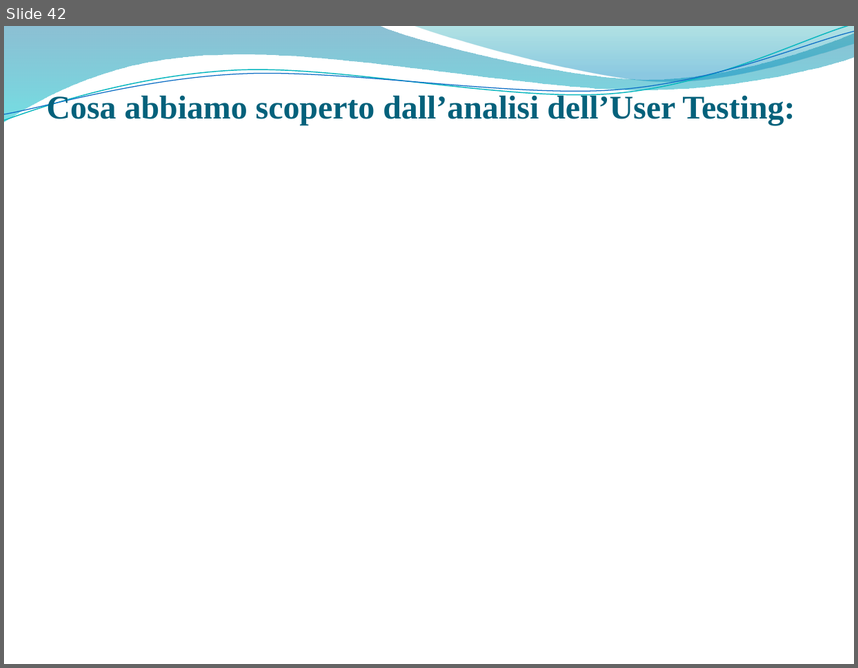
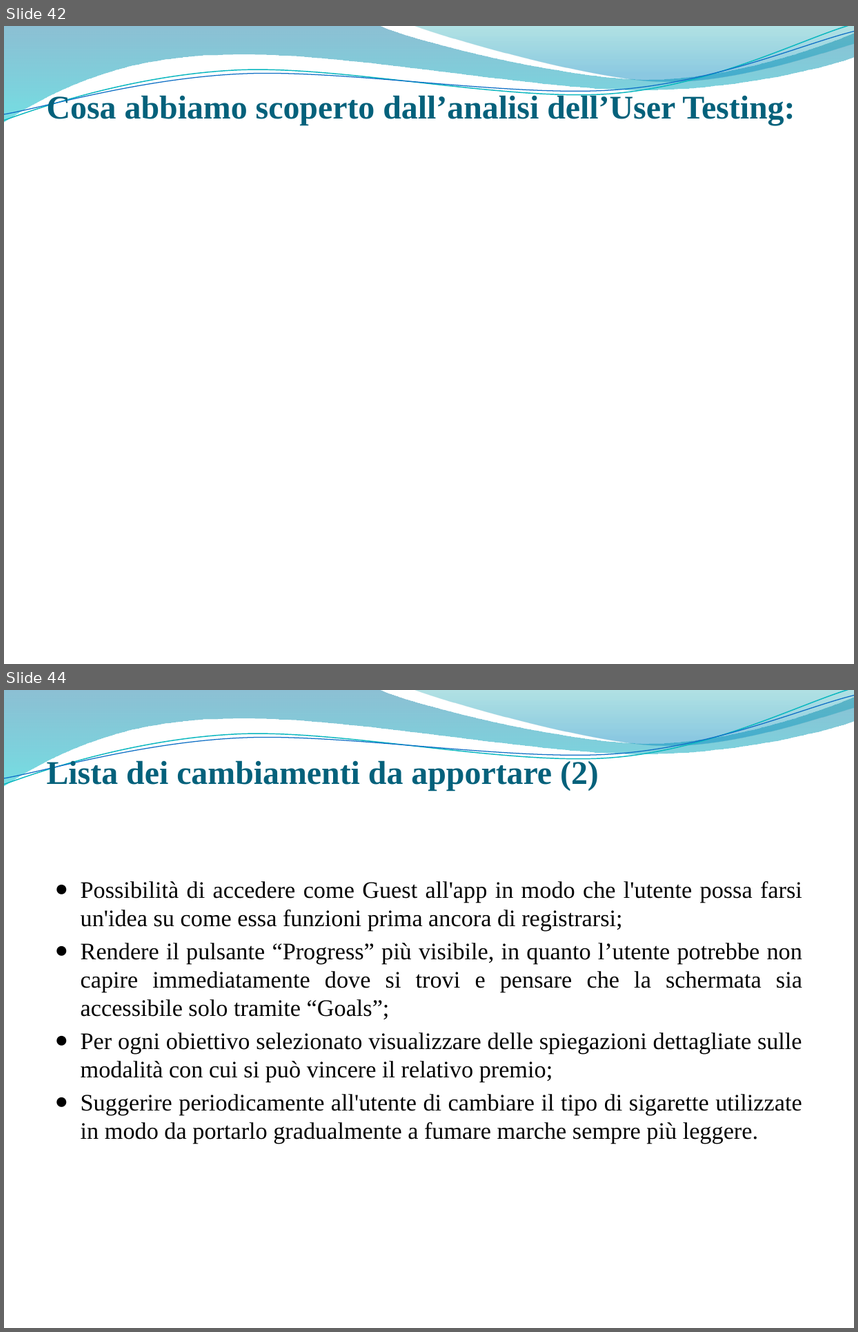
Before and after one commit to giusmastro91/Cognitive-systems, a slide deck: Prova_6/Leone_Mastrosimone_PresentazioneProgetto.pptx. Shown one above the other, each under a label of ours: slide 42 before the commit, slides 42 and 44 after it; the slides between them are not shown. The pictures are 858x668 and 858x1332 pixels, drawn with LibreOffice and Linux fonts; fonts in the diff are those of the drawing; background and template pictures are left out. Boxes give left, top, right and bottom in pixels: in the first picture for what was removed or moved away, otherwise in the second. Text is boxed around its words. In the diff, an @@ line names an element or a change of style, - is before the commit and + after.

```diff
--- a/Prova_6/Leone_Mastrosimone_PresentazioneProgetto.pptx
+++ b/Prova_6/Leone_Mastrosimone_PresentazioneProgetto.pptx
@@ slide 44 added at (x1=4, y1=690, x2=854, y2=1328), background picture (left out); not listed: 4 template elements that a slide beside it also shows @@
@@ title added at (x1=47, y1=758, x2=599, y2=790), 28 pt, text #04617B, bold @@
+Lista dei cambiamenti da apportare (2)
@@ text added at (x1=81, y1=881, x2=802, y2=1143), 20 pt, text #000000 @@
+● Possibilità di accedere come Guest all'app in modo che l'utente possa farsi un'idea su come essa funzioni prima ancora di registrarsi;
+● Rendere il pulsante “Progress” più visibile, in quanto l’utente potrebbe non capire immediatamente dove si trovi e pensare che la schermata sia accessibile solo tramite “Goals”;
+● Per ogni obiettivo selezionato visualizzare delle spiegazioni dettagliate sulle modalità con cui si può vincere il relativo premio;
+● Suggerire periodicamente all'utente di cambiare il tipo di sigarette utilizzate in modo da portarlo gradualmente a fumare marche sempre più leggere.
```
Also in this commit, not shown: 1 slide changed.
